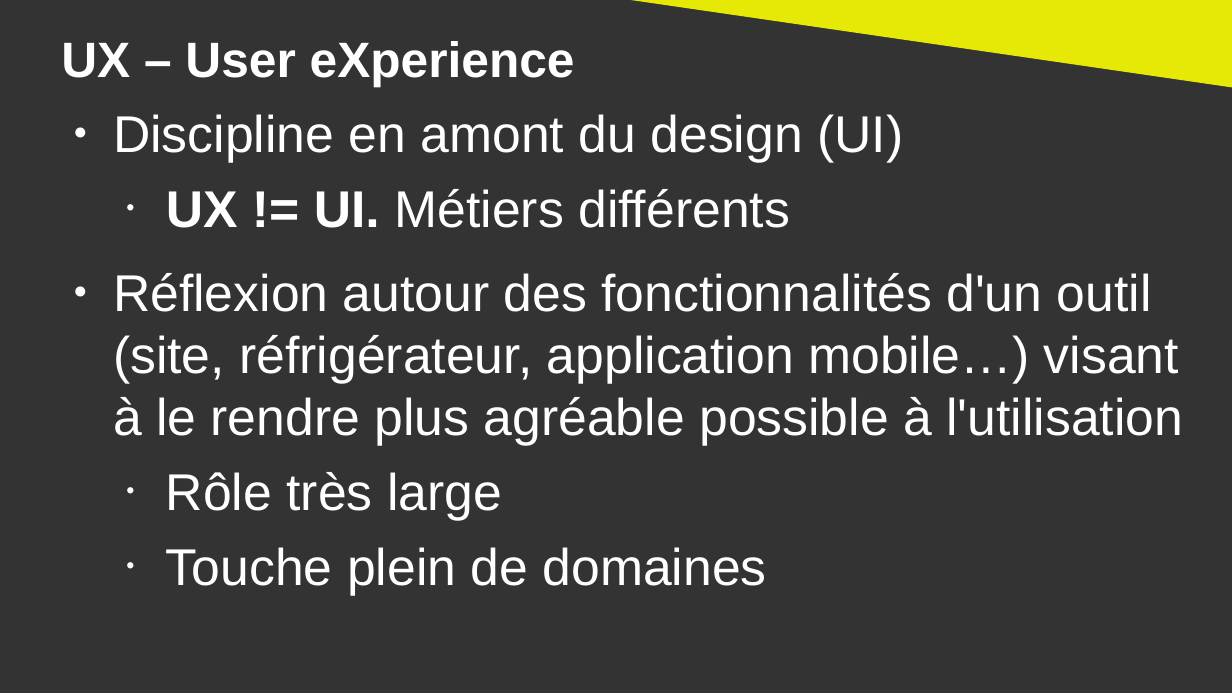
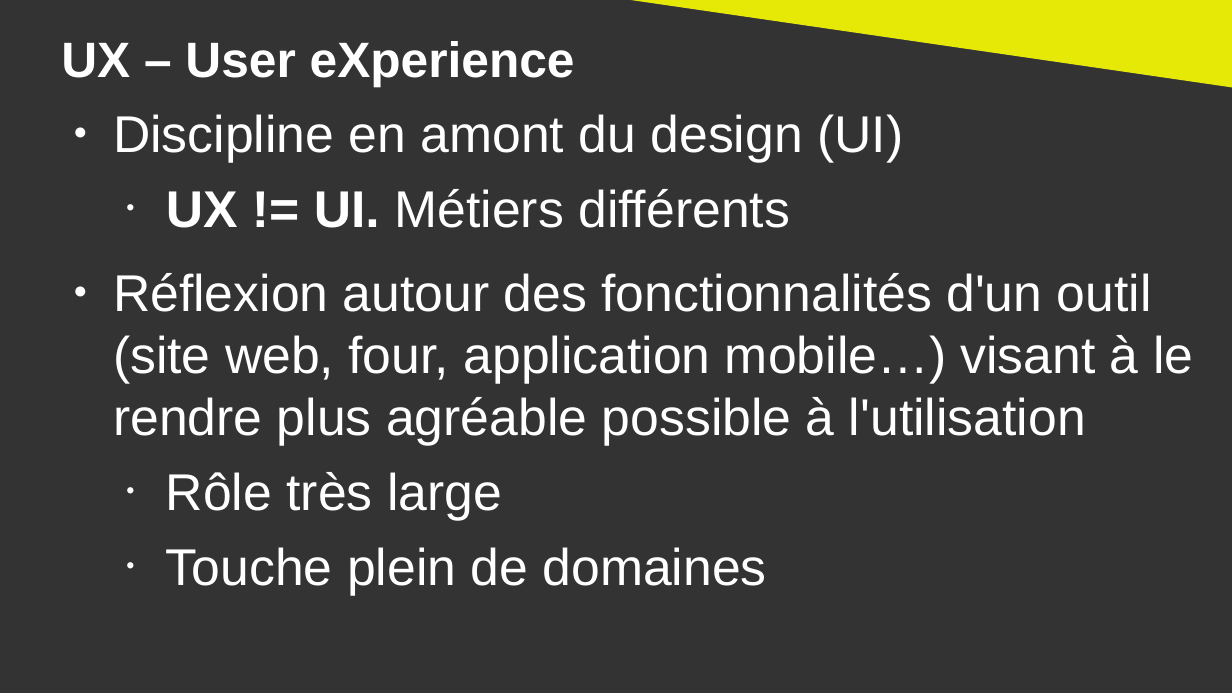
Before and after one commit to DanYellow/cours, a slide deck: slide 5 of ergonomie-et-accessibilite-s2/numero-1/presentation.odp. Drawn at 1232x693 pixels with LibreOffice and Linux fonts; fonts in the diff are those of the drawing. Boxes give left, top, right and bottom in pixels: in the first picture for what was removed or moved away, otherwise in the second. Text is boxed around its words. In the diff, an @@ line names an element or a change of style, - is before the commit and + after.

```diff
--- a/ergonomie-et-accessibilite-s2/numero-1/presentation.odp
+++ b/ergonomie-et-accessibilite-s2/numero-1/presentation.odp
@@ text at bbox=[113, 273, 1193, 446]: text changed @@
-● Réflexion autour des fonctionnalités d'un outil (site, réfrigérateur, application mobile…) visant à le rendre plus agréable possible à l'utilisation
+● Réflexion autour des fonctionnalités d'un outil (site web, four, application mobile…) visant à le rendre plus agréable possible à l'utilisation
```
Also in this commit, not shown: 13 other files.
